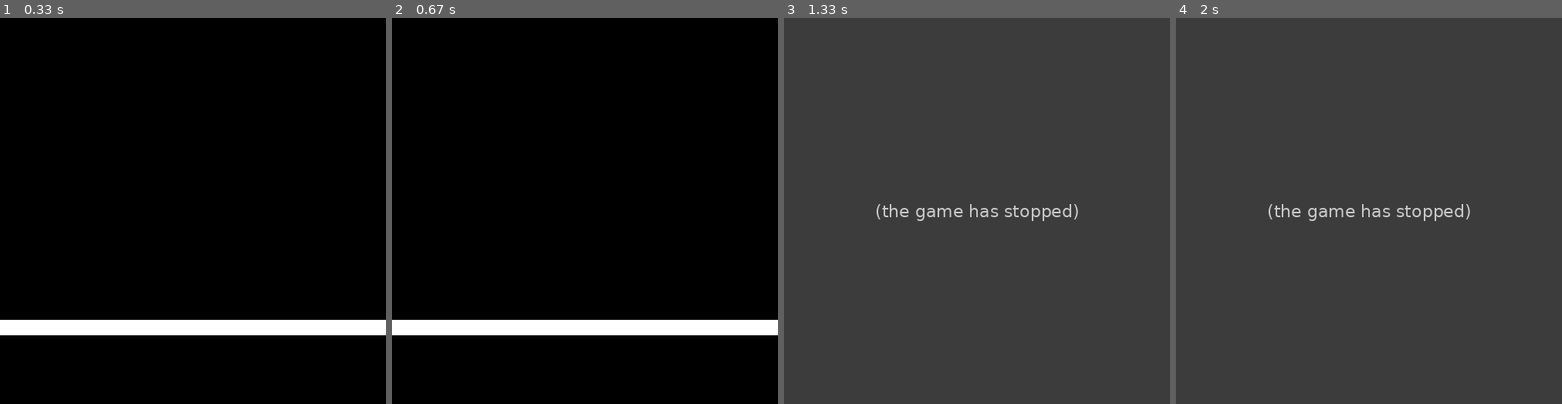
Above: before the commit, frames 1-4 (left to right).
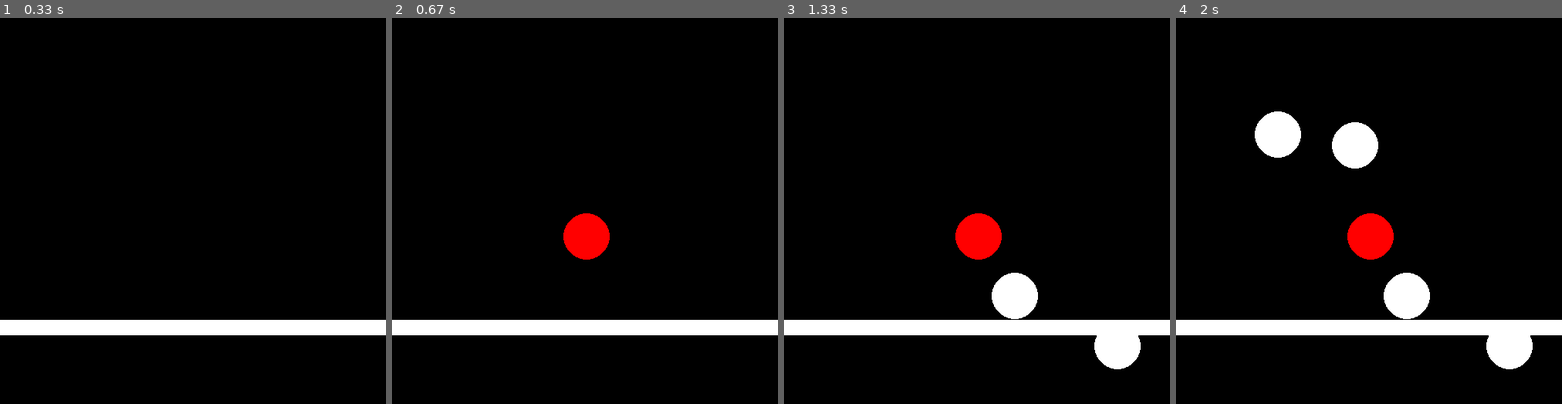
Above: after the commit, the same moments.

Repository: Yurqles/CS-30
Game: pygame game, started from CS-30 Python/Kinetic Ball/index.py
The game is run twice, just before and just after one commit, with the same random seed, the same clock (stepped at 60 frames per second) and the same inputs.
Inputs (mouse positions are in pixels of both pictures, inside the frame that each line leads up to):
- Up to frame 1 (0.33 s): no input
- Up to frame 2 (0.67 s): right-click (585, 238) at 0.38 s
- Up to frame 3 (1.33 s): click (1015, 295) at 0.72 s; click (1119, 346) at 1.05 s
- Up to frame 4 (2 s): click (1276, 133) at 1.38 s; click (1357, 145) at 1.72 s

Frame 1 is identical in both runs. In frame 2, 1.1% of the frame differs, in the area x 44-57%, y 50-63%; in frame 3, 100%, in the area x 0-100%, y 0-100%; in frame 4, 100%.
Error before the commit: TypeError: 'tuple' object does not support item assignment (index.py line 44); the game stopped at 0.72 s (later frames are placeholders)

Commit message:
Update index.py

Diff:
--- a/CS-30 Python/Kinetic Ball/index.py
+++ b/CS-30 Python/Kinetic Ball/index.py
@@ -3,57 +3,82 @@
 #Left click to make an in-elastic ball
 
 # Import and initialize the pygame library
+import random
 import pygame
+import time
 
 
-#Global Varaibles\
+#Global Varaibles
 WIDTH = (500)
 HEIGHT = (500)
 WHITE = (255, 255, 255)
 BLACK = (0, 0, 0)
+RED = (255, 0, 0)
 
+#start pygame
 pygame.init()
 
 # Set up the drawing window
 screen = pygame.display.set_mode((500, 500))
 
 class Ball():
-    def __init__(self, x, y):
-        self.x = x
-        self.y = y
-        self.color = WHITE
+    def __init__(self, color):
+        self.color = color
         self.width = 30
-        self.dx = 0
-        self.dy = 0
         self.gravity = 0.0001
-        self.circle_pos = []
-        self.circle_pos_ = []
+        self.x_position = []
+        self.y_position = []
+        self.dx_values = [-0.05, 0.015, -0.01, 0.01, 0.005, -0.005]
+        self.dx_position = []
+        self.dy_position = []
 
     def getPosition(self):
         pos = pos = pygame.mouse.get_pos()
-        self.circle_pos.append(pos)
-        self.circle_pos_ = list(self.circle_pos)
+        self.x_position.append(pos[0])
+        self.y_position.append(pos[1])
+        self.dx_position.append(random.choice(self.dx_values))
+        self.dy_position.append(0)
 
     def draw(self):
-        for i in range(len(self.circle_pos_)):
-            pygame.draw.circle(screen, self.color, (self.circle_pos_[i]), self.width)
-        pass
+        self.start_time = time.time()
+        for i in range(len(self.x_position)):
+            pygame.draw.circle(screen, self.color, (self.x_position[i], self.y_position[i]), self.width)
+    def update(self):
+        for i in range(len(self.x_position)):
+            self.x_position[i] += self.dx_position[i]
+            self.y_position[i] += self.dy_position[i]
+            self.dy_position[i] += self.gravity
 
-    def update(self):
-        for i in range(len(self.circle_pos)):
-            self.circle_pos_[i][0] += self.dx
-            self.circle_pos_[i][1] += self.dy
-            self.dy += self.gravity
-            if self.circle_pos_[1] + self.width > 400:
-                self.dy *= -1
-        pass
+            #So it can bounce back up once it hits the line
+            if self.y_position[i] > 360:
+                self.dy_position[i] *= -1
+            if self.x_position[i] - self.width< 0:
+                self.dx_position[i] *= -1
+            elif self.x_position[i] + self.width > WIDTH:
+                self.dx_position[i] *= -1
+
+class ElasticBall(Ball):
+    def __init__(self, color):
+        super().__init__(color)
+        self.gravity = 0.0001
+
+class InelasticBall(Ball):
+    def __init__(self, color):
+        super().__init__(color)
+        self.gravity = 0.0001
+
+    def addWork(self):
+        for i in range(len(self.x_position)):
+            self.dy_position[i] *= 0.9999
+
+
 
 
 
 #Create ball
 
-ball = Ball(300, 30)
-
+elasticBall = ElasticBall(WHITE)
+inelasticBall = InelasticBall(RED)
 
 
 # Run until the user asks to quit
@@ -66,15 +91,22 @@
             running = False
         if event.type == pygame.MOUSEBUTTONDOWN:
             if event.button == 1:
-                ball.getPosition()
+                elasticBall.getPosition()
+            elif event.button == 3:
+                inelasticBall.getPosition()
+
 
     #Logic
-    ball.update()
+    elasticBall.update()
+    inelasticBall.update()
+    inelasticBall.addWork()
+
 
     # Fill the background with white
     screen.fill(BLACK)
     pygame.draw.line(screen, WHITE, (0, 400), (WIDTH, 400), 20)
-    ball.draw()
+    elasticBall.draw()
+    inelasticBall.draw()
 
 
 
